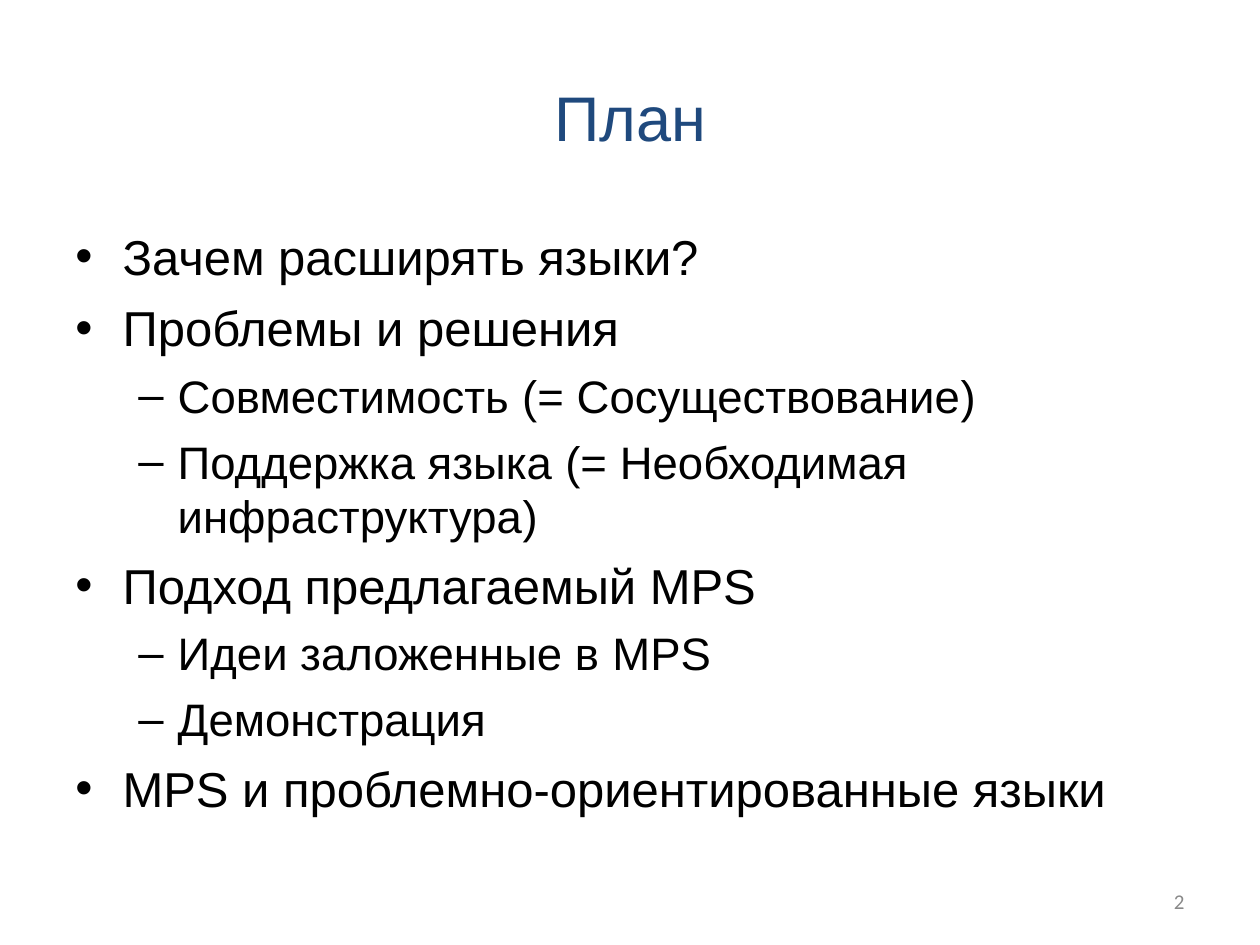
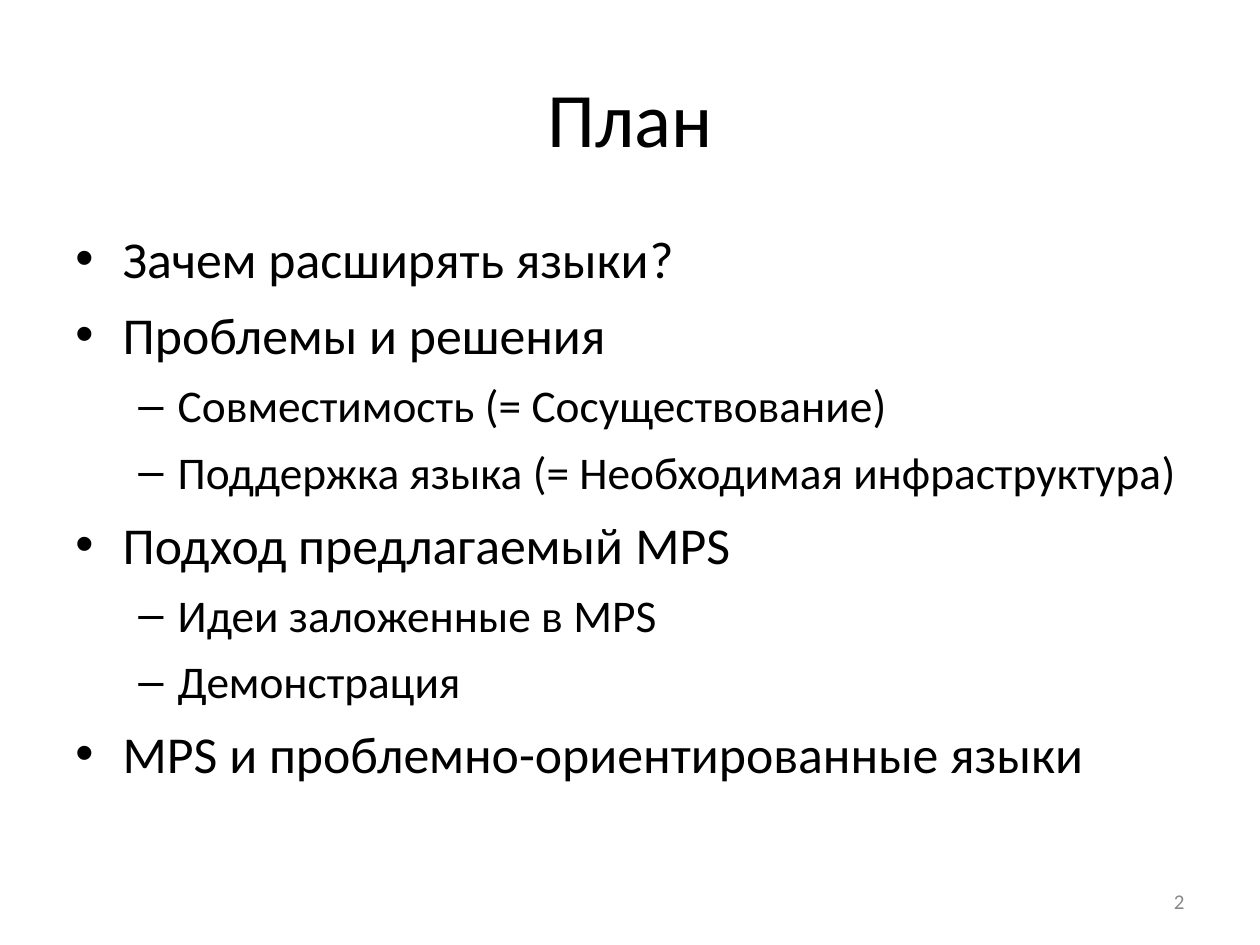
Before and after one commit to mazine/umk, a slide deck: slide 2 of presentations/01-intro.ppt. Drawn at 1260x945 pixels with LibreOffice and Linux fonts; fonts in the diff are those of the drawing. Boxes give left, top, right and bottom in pixels: in the first picture for what was removed or moved away, otherwise in the second. Text is boxed around its words. In the diff, an @@ line names an element or a change of style, - is before the commit and + after.

```diff
--- a/presentations/01-intro.ppt
+++ b/presentations/01-intro.ppt
@@ title "План" at [547,97,712,148]: size 36 to 44 pt, font Arial to Calibri, text colour #1F497D to #000000 @@
@@ text "Зачем расширять языки?" at [123,242,1175,782]: size 28 to 29.6 pt in "Зачем расширять языки?", "Проблемы и решения", "Подход предлагаемый MPS", "MPS и проблемно-ориентированные языки"; font Arial to Calibri; size 26 to 25.9 pt in "Совместимость (= Сосуществование)", "Поддержка языка (= Необходимая инфраструктура)", "Идеи заложенные в MPS", "Демонстрация"; more space between paragraphs @@
```
Also in this commit, not shown: 9 other slides changed, 1 slide added, 1 slide removed, 18 other files.
